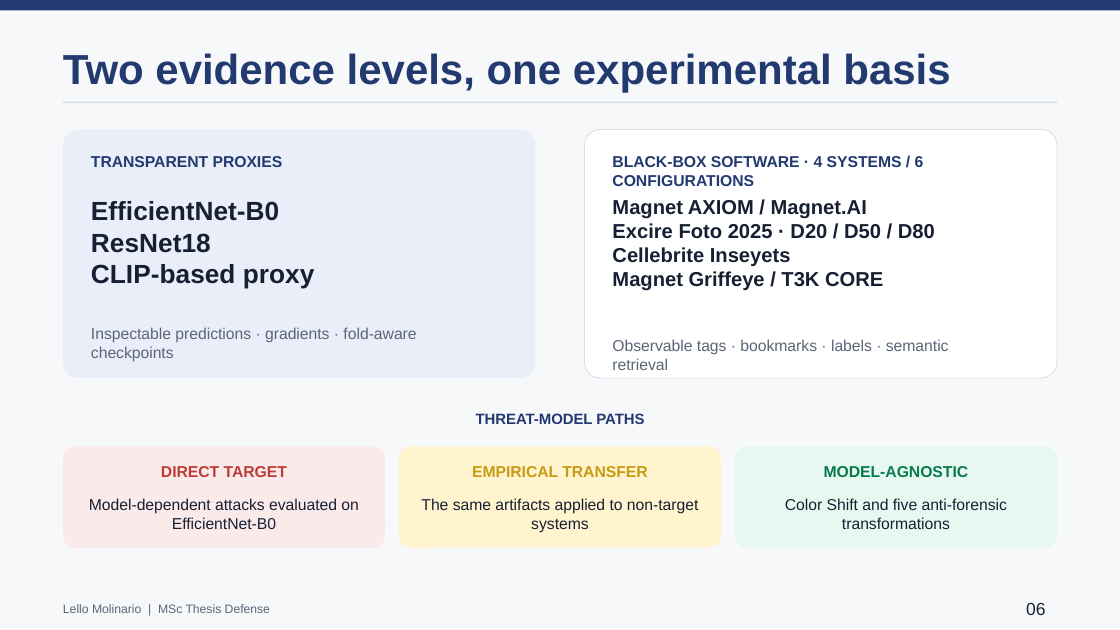
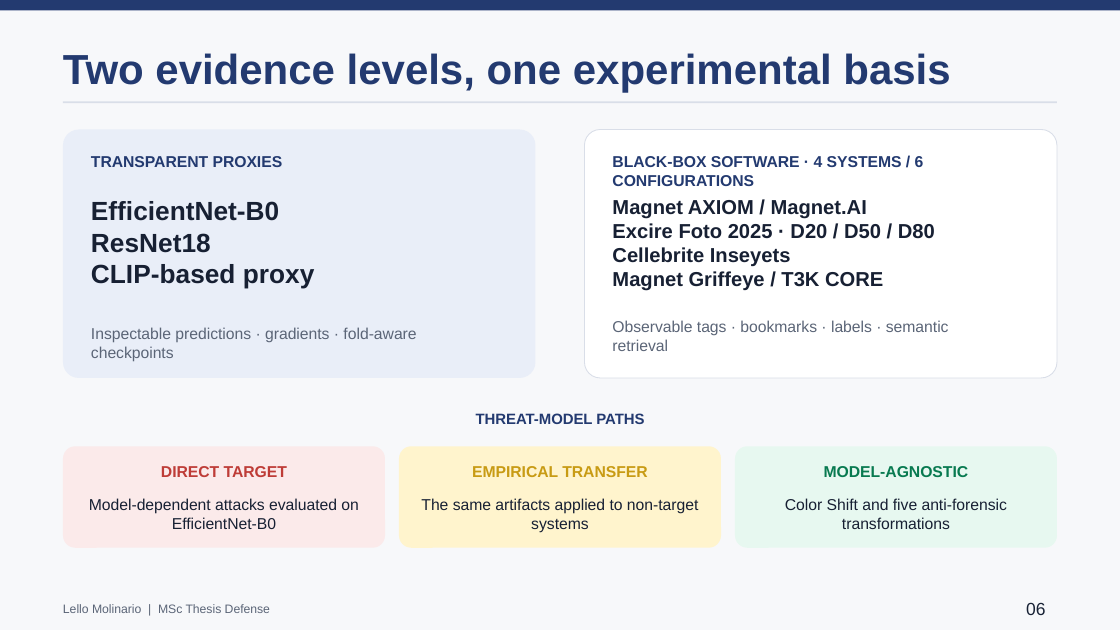
Before and after one commit to lmolinario/Molinario_Thesis_Defense_2026, a slide deck: slide 6 of Molinario_Thesis_Defense_2026_speaker_notes.pptx. Drawn at 1120x630 pixels with LibreOffice and Linux fonts; fonts in the diff are those of the drawing. Boxes give left, top, right and bottom in pixels: in the first picture for what was removed or moved away, otherwise in the second. Text is boxed around its words. In the diff, an @@ line names an element or a change of style, - is before the commit and + after.

```diff
--- a/Molinario_Thesis_Defense_2026_speaker_notes.pptx
+++ b/Molinario_Thesis_Defense_2026_speaker_notes.pptx
@@ text "Observable tags · bookmarks · ...": place and size @@
-text "Observable tags · bookmarks · ..." at <box>612,339,949,370</box>
+text "Observable tags · bookmarks · ..." at <box>612,320,949,351</box>
```
Also in this commit, not shown: 1 other slide changed.
